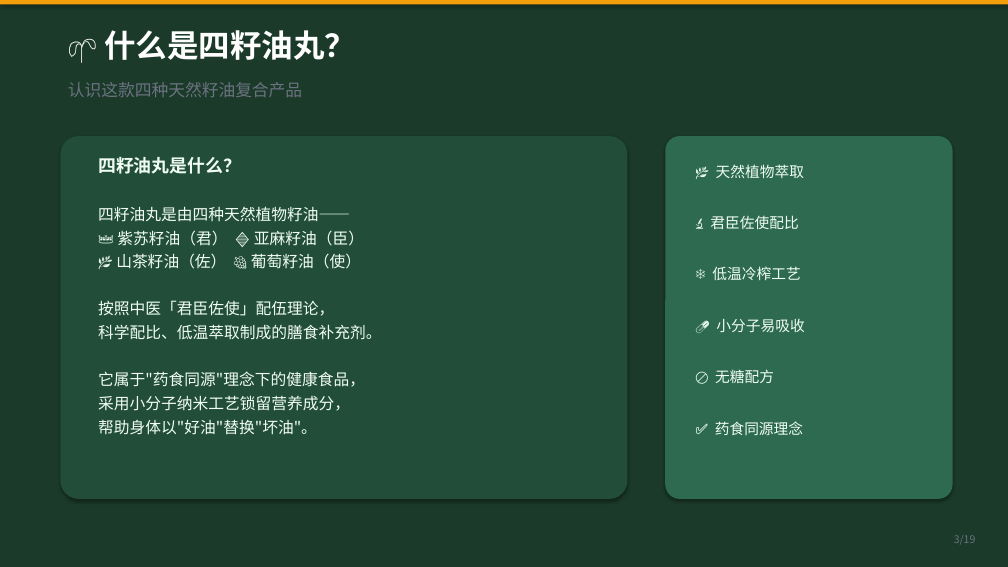
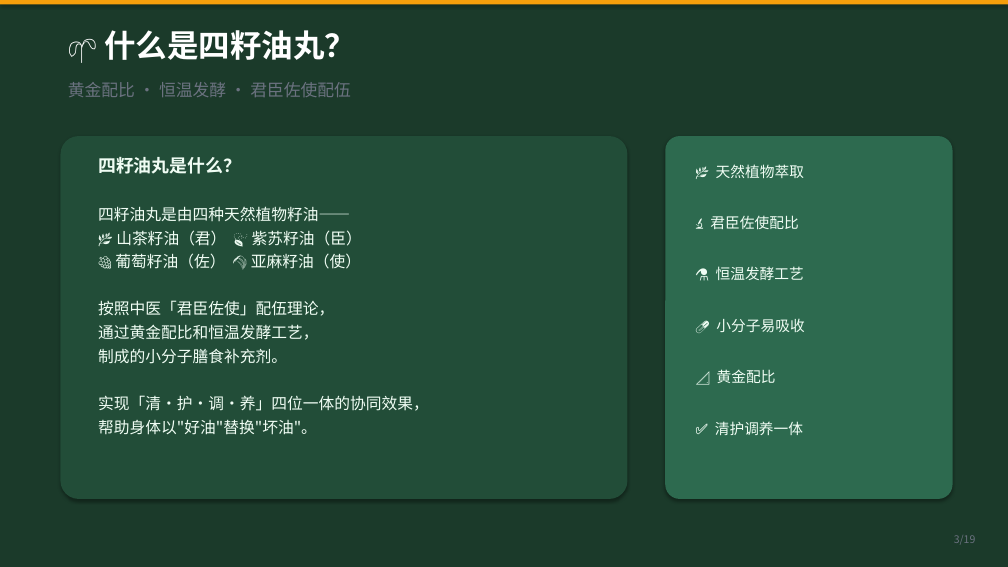
Before and after one commit to unclefrankie422/boyboy-manager, a slide deck: slide 3 of why-four-seed-oil.pptx. Drawn at 1008x567 pixels with LibreOffice and Linux fonts; fonts in the diff are those of the drawing. Boxes give left, top, right and bottom in pixels: in the first picture for what was removed or moved away, otherwise in the second. Text is boxed around its words. In the diff, an @@ line names an element or a change of style, - is before the commit and + after.

Commit message:
四籽油丸PPT v3：纠正君臣佐使排序（君山茶角鲨烯·臣紫苏高亚麻酸·佐葡萄原花青素·使亚麻Omega3）+ 新增清护调养四位一体 + 黄金配比恒温发酵工艺

```diff
--- a/why-four-seed-oil.pptx
+++ b/why-four-seed-oil.pptx
@@ text at (68,82,350,97): text changed @@
-认识这款四种天然籽油复合产品
+黄金配比 · 恒温发酵 · 君臣佐使配伍
@@ text at (115,230,362,269): text changed @@
-👑 紫苏籽油（君） 🔷 亚麻籽油（臣）
-🌿 山茶籽油（佐） 🍇 葡萄籽油（使）
+🌿 山茶籽油（君） 🍃 紫苏籽油（臣）
+🍇 葡萄籽油（佐） 🌾 亚麻籽油（使）
@@ text at (716,266,804,280): text changed @@
-❄️ 低温冷榨工艺
+⚗️ 恒温发酵工艺
@@ text at (98,324,429,411): text changed @@
-科学配比、低温萃取制成的膳食补充剂。
-它属于"药食同源"理念下的健康食品，
-采用小分子纳米工艺锁留营养成分，
+通过黄金配比和恒温发酵工艺，
+制成的小分子膳食补充剂。
+实现「清·护·调·养」四位一体的协同效果，
@@ text at (717,369,776,383): text changed @@
-🚫 无糖配方
+📐 黄金配比
@@ text at (715,421,803,435): text changed @@
-✅ 药食同源理念
+✅ 清护调养一体
```
Also in this commit, not shown: 16 other slides changed, 2 slides added, 2 slides removed, 1 other file.
